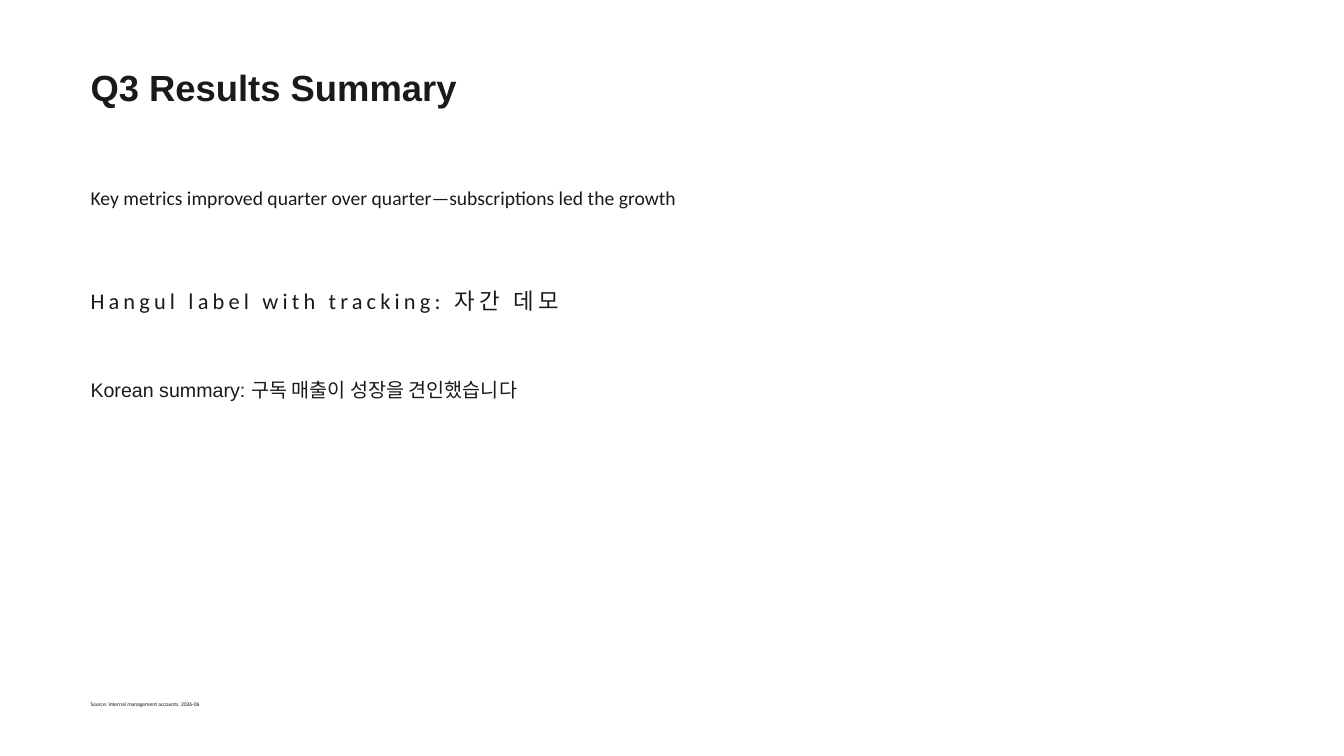
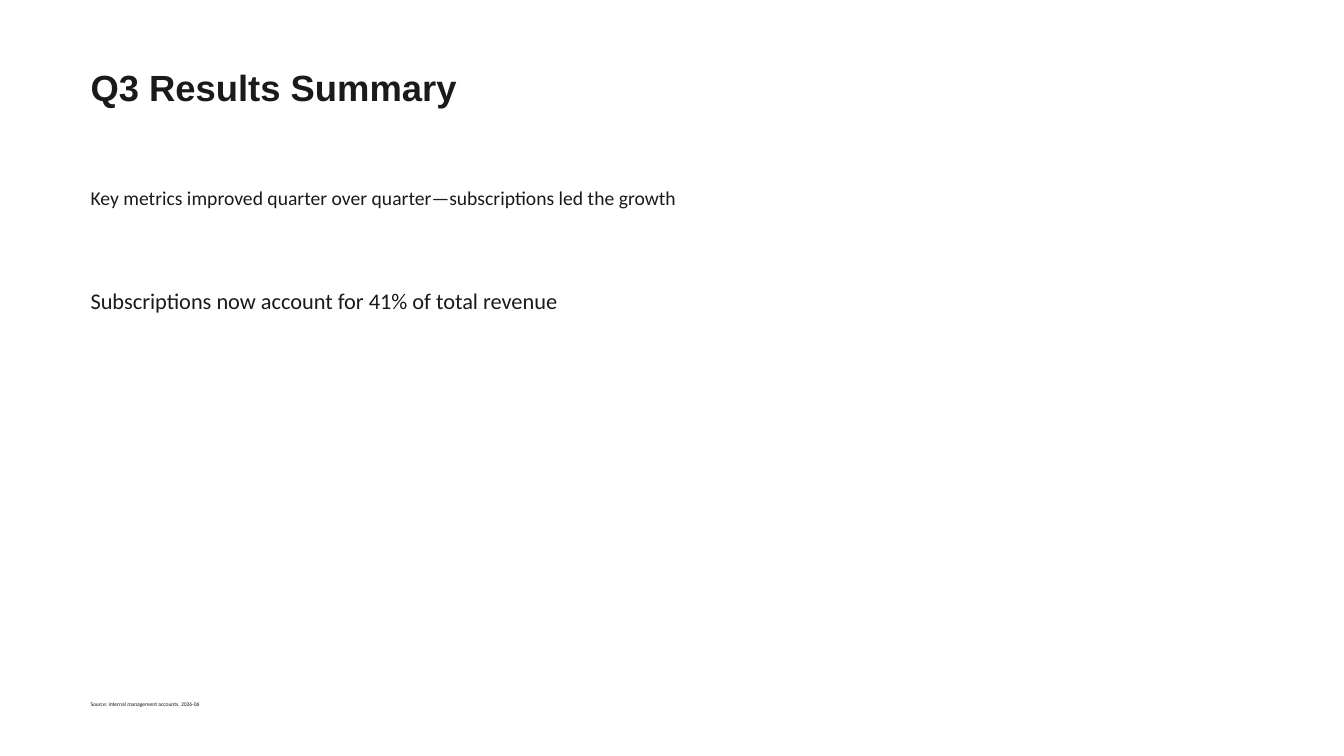
Before and after one commit to Love-Ash/archforge, a slide deck: slide 1 of examples/broken_en.pptx. Drawn at 1344x756 pixels with LibreOffice and Linux fonts; fonts in the diff are those of the drawing. Boxes give left, top, right and bottom in pixels: in the first picture for what was removed or moved away, otherwise in the second. Text is boxed around its words. In the diff, an @@ line names an element or a change of style, - is before the commit and + after.

```diff
--- a/examples/broken_en.pptx
+++ b/examples/broken_en.pptx
@@ text removed at <box>91,290,559,313</box> @@
-Hangul label with tracking: 자간 데모
@@ text added at <box>91,293,557,313</box>, 16 pt, text #1A1A1A @@
+Subscriptions now account for 41% of total revenue
@@ text removed at <box>91,380,517,401</box> @@
-Korean summary: 구독 매출이 성장을 견인했습니다
```
Also in this commit, not shown: 25 other files.
